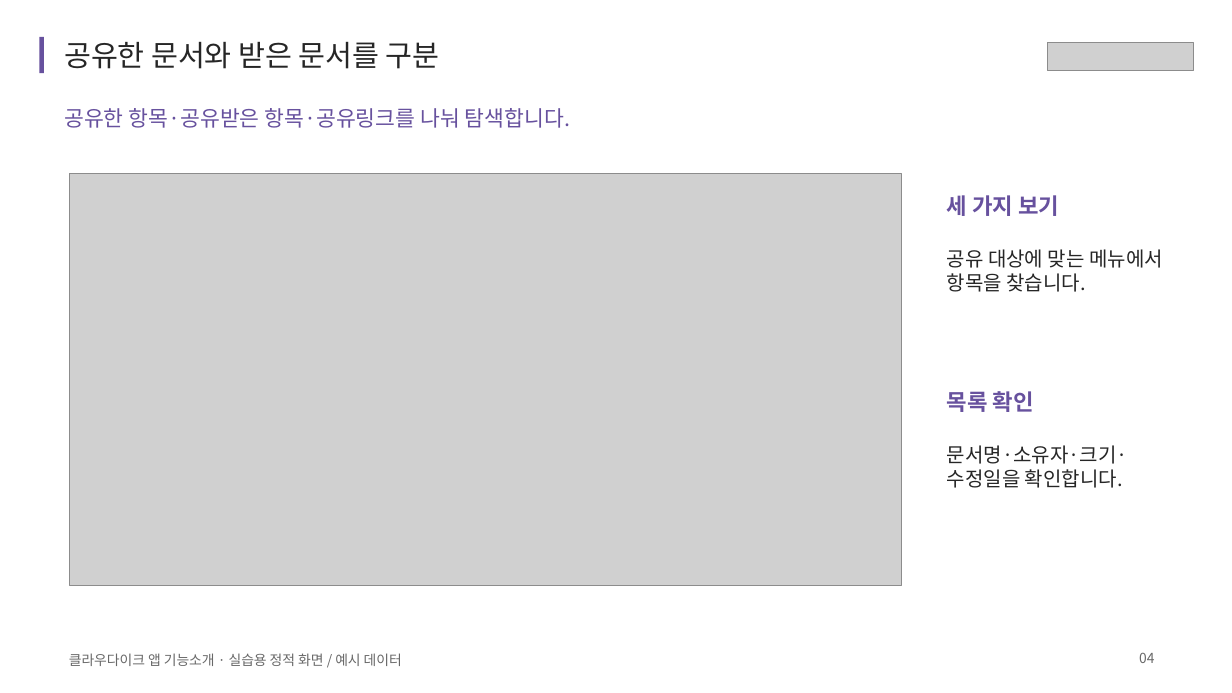
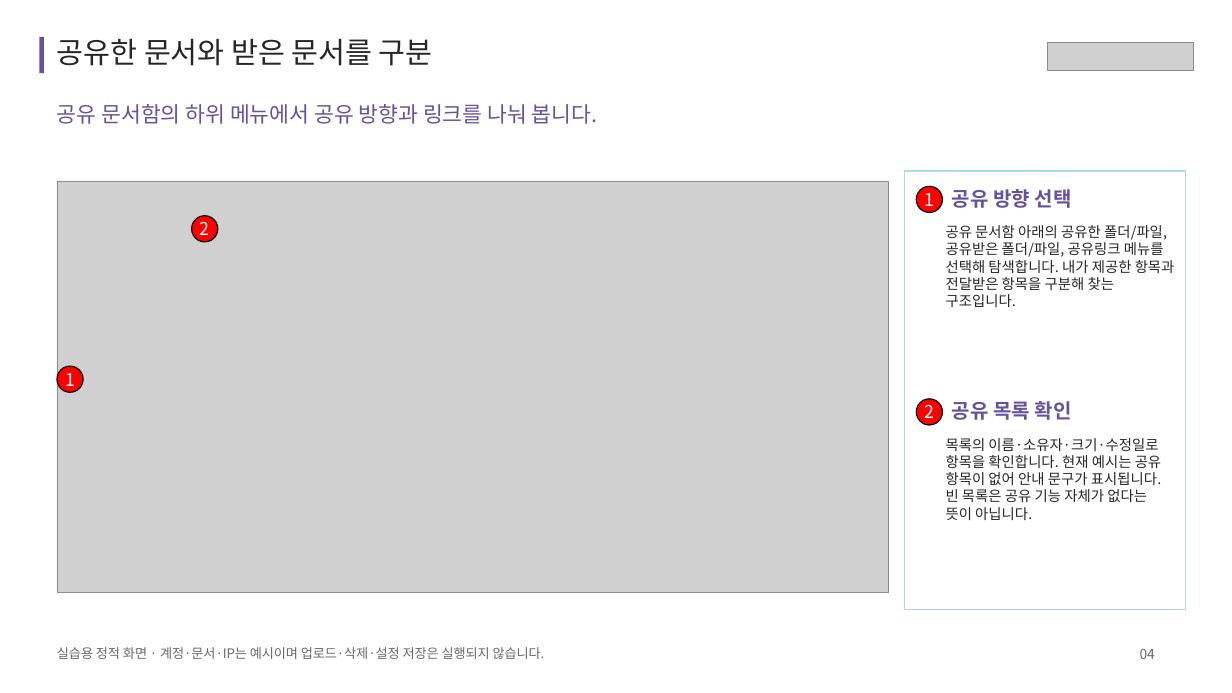
Before and after one commit to acmexii/cloudikehome, a slide deck: slide 4 of docs/cloudike-app-features.pptx. Drawn at 1232x693 pixels with LibreOffice and Linux fonts; fonts in the diff are those of the drawing; grey boxes stand for pictures. Boxes give left, top, right and bottom in pixels: in the first picture for what was removed or moved away, otherwise in the second. Text is boxed around its words. In the diff, an @@ line names an element or a change of style, - is before the commit and + after.

```diff
--- a/docs/cloudike-app-features.pptx
+++ b/docs/cloudike-app-features.pptx
@@ text "공유한 문서와 받은 문서를 구분": place and size @@
-text "공유한 문서와 받은 문서를 구분" at <box>64,42,440,69</box>
+text "공유한 문서와 받은 문서를 구분" at <box>57,39,433,66</box>
@@ text at <box>57,104,598,124</box>: text changed @@
-공유한 항목·공유받은 항목·공유링크를 나눠 탐색합니다.
+공유 문서함의 하위 메뉴에서 공유 방향과 링크를 나눠 봅니다.
@@ rectangle added at <box>905,171,1185,610</box>, fill #FFFFFF, outline #AED8EC 1.13 pt @@
@@ picture: place and size @@
-picture at <box>69,173,901,585</box>
+picture at <box>57,181,888,593</box>
@@ ellipse added at <box>916,186,942,212</box>, fill #FF0000, outline #000000 1.13 pt, 17.2 pt, text #FFFFFF @@
+1
@@ text removed at <box>947,195,1059,216</box> @@
-세 가지 보기
@@ text added at <box>952,189,1072,208</box>, 19.5 pt, text #67519E, bold @@
+공유 방향 선택
@@ ellipse added at <box>191,216,217,242</box>, fill #FF0000, outline #000000 1.13 pt, 17.2 pt, text #FFFFFF @@
+2
@@ text at <box>946,225,1175,307</box>: text changed; size 19.5 to 14 pt @@
-공유 대상에 맞는 메뉴에서 항목을 찾습니다.
+공유 문서함 아래의 공유한 폴더/파일, 공유받은 폴더/파일, 공유링크 메뉴를 선택해 탐색합니다. 내가 제공한 항목과 전달받은 항목을 구분해 찾는 구조입니다.
@@ ellipse added at <box>57,366,83,392</box>, fill #FF0000, outline #000000 1.13 pt, 17.2 pt, text #FFFFFF @@
+1
@@ ellipse added at <box>916,399,942,425</box>, fill #FF0000, outline #000000 1.13 pt, 17.2 pt, text #FFFFFF @@
+2
@@ text at <box>952,401,1072,420</box>: text changed; size 21.8 to 19.5 pt @@
-목록 확인
+공유 목록 확인
@@ text at <box>946,438,1162,520</box>: text changed; size 19.5 to 14 pt @@
-문서명·소유자·크기·수정일을 확인합니다.
+목록의 이름·소유자·크기·수정일로 항목을 확인합니다. 현재 예시는 공유 항목이 없어 안내 문구가 표시됩니다. 빈 목록은 공유 기능 자체가 없다는 뜻이 아닙니다.
@@ text at <box>57,647,545,659</box>: text changed; size 13.5 to 12.8 pt @@
-클라우다이크 앱 기능소개 · 실습용 정적 화면 / 예시 데이터
+실습용 정적 화면 · 계정·문서·IP는 예시이며 업로드·삭제·설정 저장은 실행되지 않습니다.
@@ text "04": place and size @@
-text "04" at <box>1139,653,1154,663</box>
+text "04" at <box>1140,649,1155,659</box>
```
Also in this commit, not shown: 8 other slides changed, 3 slides added, 2 slides removed, 2 other files.
